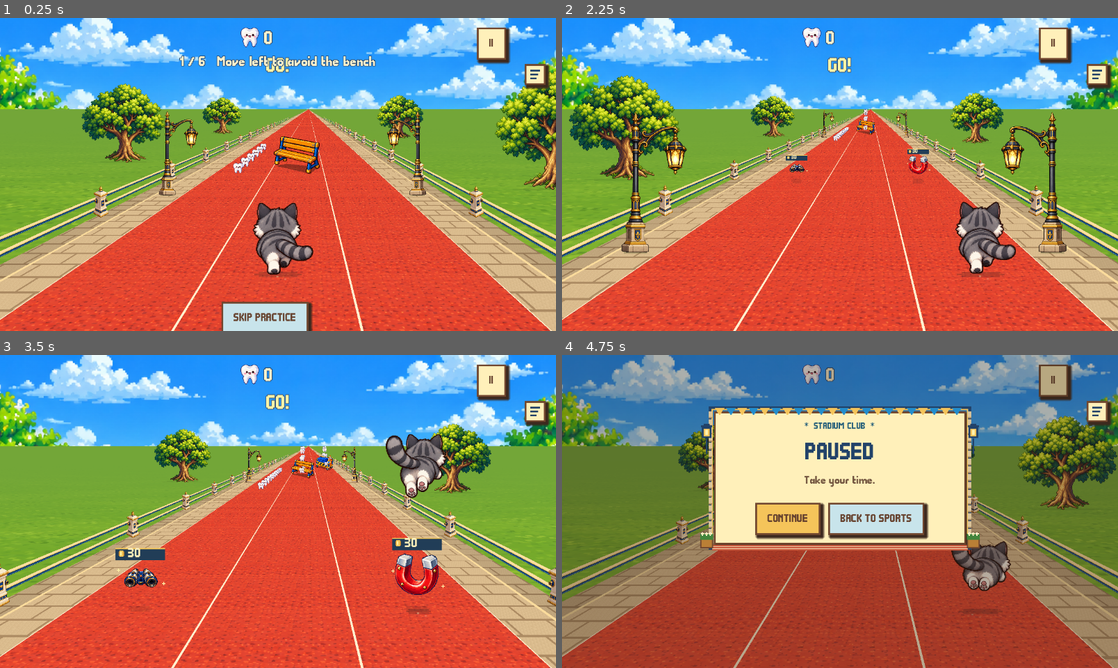
Above: before the commit, frames 1-4 (two rows, left to right).
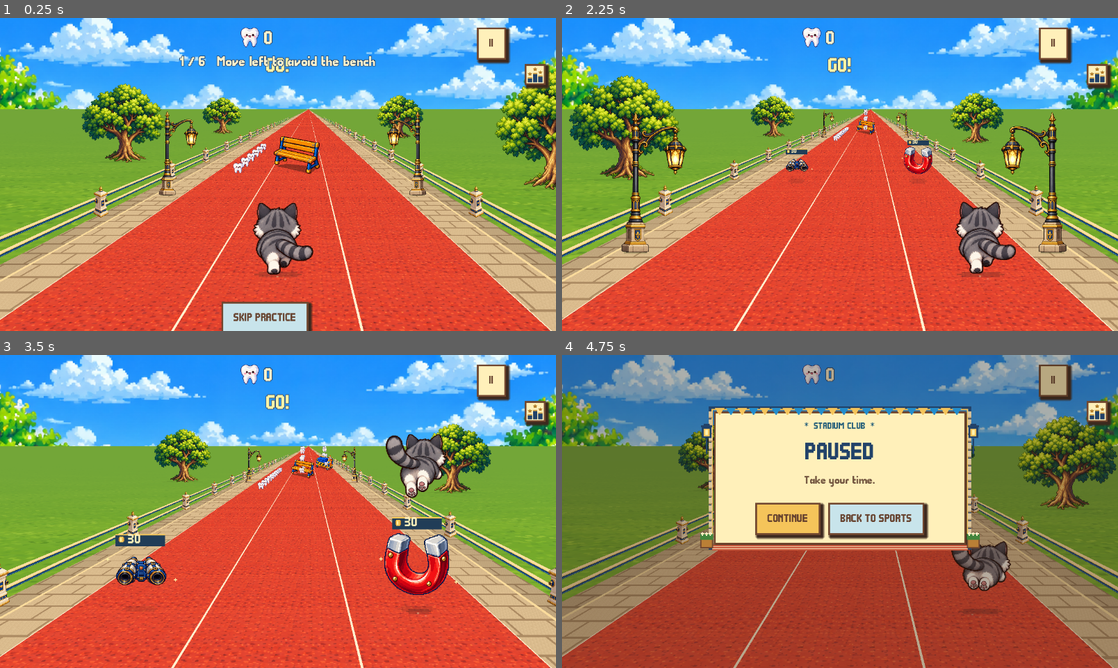
Above: after the commit, the same moments.

Repository: MrBurDeveloperTeam/pet-function
Game: Godot game, scene res://main.tscn
Two runs of this game, one before a commit and one after it. Both use one fixed random seed, a clock stepped at 60 frames per second and the inputs below.
Inputs:
- Up to frame 1 (0.25 s): no input
- Up to frame 2 (2.25 s): click "SKIP PRACTICE" at 0.5 s; tap Enter at 1.25 s; hold Right 1.28-2 s; tap P at 1.35 s; tap Space at 1.52 s; click "CONTINUE" at 2 s
- Up to frame 3 (3.5 s): hold Down from 2.78 s (still down); tap Enter at 2.85 s; tap Space at 3.02 s
- Up to frame 4 (4.75 s): release Down at 3.53 s; hold Right 3.53-4.28 s; tap Q at 3.6 s; hold Up from 4.28 s (still down); tap P at 4.35 s; tap Space at 4.52 s

The runs differ from the first frame. In frame 1, less than 0.1% of the frame differs, in the area x 94-98%, y 15-21%; in frame 2, 0.8%; in frame 3, 3.5%, in the area x 19-98%, y 15-82%; in frame 4, less than 0.1%.

Commit message:
fix cat dash game speed problem

Diff:
--- a/godot/stadium-hurdles/main.gd
+++ b/godot/stadium-hurdles/main.gd
@@ -8,11 +8,14 @@
 const DIVE_ROLL_DURATION := 0.15
 const ROLL_WINDOW_DURATION := 0.75
 const BASE_SPEED := 16.0
+const MAX_GROUND_ROW_GAP := 32.0
+const NPC_FREQUENCY_MULTIPLIER := 0.7
 const POWERUP_DURATION := 10.0
 const POWERUP_COST := 30
 const FLIGHT_HEIGHT := 6.0
 const FLIGHT_LANDING_DURATION := 1.25
 const FLIGHT_SPEED_MULTIPLIER := 1.5
+const FLIGHT_SPEED_CAP := BASE_SPEED*(1.0+15*0.2) # Ground speed at 3000 teeth.
 const AIR_HAZARDS := ["cloud","bird"]
 const JUMP_BUFFER_DURATION := 0.14
 const PICKUP_CLEARANCE := 7.0
@@ -194,7 +197,7 @@
 			make_obstacle(kinds[rng.randi_range(0,kinds.size()-1)],other,-92)
 		for i in range(10): make_obstacle("tooth",safe,-68-i*4.2)
 		spawn_arc(blocked,-92)
-		if elapsed>8 and rng.randf()<0.08: spawn_npc(0 if rng.randf()<0.5 else 2,-92)
+		if elapsed>8 and rng.randf()<npc_spawn_chance(): spawn_npc(0 if rng.randf()<0.5 else 2,-92)
 	if not tutorial and powerup_spawn_time<=0 and flight_height<=FLIGHT_HEIGHT+0.1:
 		spawn_powerup("magnet" if rng.randf()<0.5 else "jetpack",rng.randi_range(0,2),-64,air)
 		powerup_spawn_time=rng.randf_range(13,20)
@@ -265,7 +268,7 @@
 			# The opening segment begins closer than subsequent segments.
 			spawn_time=8.0/run_speed()
 	speed=run_speed()
-	toast.text="MAGNET!" if kind=="magnet" else "JETPACK!  SPEED +50%"
+	toast.text="MAGNET!" if kind=="magnet" else "JETPACK!  FLIGHT MODE"
 	toast_time=1.1
 	beep(660,0.09)
 	report_powerups()
@@ -360,7 +363,19 @@
 	var ground_speed := BASE_SPEED*(1.0+floori(teeth/200.0)*0.2)
 	# Flight is a temporary boost over the current ground speed, including
 	# its tooth milestones. Remove it on touchdown, never leave a pickup bonus.
-	return ground_speed*(FLIGHT_SPEED_MULTIPLIER if is_flying() else 1.0)
+	return minf(ground_speed*FLIGHT_SPEED_MULTIPLIER,FLIGHT_SPEED_CAP) if is_flying() else ground_speed
+
+func ground_row_interval() -> float:
+	# Travel between rows is bounded even as tooth milestones increase speed.
+	return minf(maxf(1.05,1.65-elapsed*0.006),MAX_GROUND_ROW_GAP/run_speed())
+
+func row_spawn_interval() -> float:
+	return 48.0/run_speed() if flight_time>0 else ground_row_interval()
+
+func npc_spawn_chance() -> float:
+	# More obstacle rows must not accidentally increase NPC encounters per second.
+	var previous_interval := maxf(1.05,1.65-elapsed*0.006)
+	return 0.08*NPC_FREQUENCY_MULTIPLIER*ground_row_interval()/previous_interval
 
 func is_flying() -> bool:
 	return flight_time>0 or flight_height>0
@@ -458,16 +473,20 @@
 func tooth_contact(before: Vector2, after: Vector2, tooth_x: float, before_z: float, after_z: float, height: float, rolling: bool = false) -> bool:
 	# Intersect the contact intervals on all axes at the same instant, including touchdown.
 	# The tuck-and-roll silhouette reaches low arc teeth around the cat's head.
-	var center_height := 1.25 if rolling else 0.45
+	# Tooth art is anchored at its bottom, while the cat extends above its feet.
+	# Sweep the complete body against the tooth volume, not just the foot point.
+	var body_height := 2.5 if rolling else 3.4
+	var tooth_half_height := 0.6
+	var center_height := body_height*0.5-tooth_half_height
 	var start := Vector3(before.x-tooth_x,before.y+center_height-height,before_z)
 	var finish := Vector3(after.x-tooth_x,after.y+center_height-height,after_z)
-	var bounds := Vector3(1.25,1.25 if rolling else 1.0,1.8)
+	var bounds := Vector3(1.25,body_height*0.5+tooth_half_height,1.8)
 	var enter := 0.0
 	var leave := 1.0
 	for axis in range(3):
 		var change: float=finish[axis]-start[axis]
 		if absf(change)<0.000001:
-			if absf(start[axis])>=bounds[axis]: return false
+			if absf(start[axis])>bounds[axis]+0.000001: return false
 			continue
 		var first: float=(-bounds[axis]-start[axis])/change
 		var last: float=(bounds[axis]-start[axis])/change
@@ -521,7 +540,7 @@
 		spawn_time -= dt
 		if spawn_time<=0 and not tutorial:
 			spawn_row()
-			spawn_time = 48.0/speed if flight_time>0 else maxf(1.05,1.65-elapsed*0.006)
+			spawn_time += row_spawn_interval()
 		var tutorial_action_time := ROLL_WINDOW_DURATION*0.5 if tutorial and LESSONS[tutorial_step][0]==KEY_DOWN else JUMP_DURATION*0.5
 		for entity in entities:
 			var node: Node2D = entity.node
@@ -1002,7 +1021,15 @@
 	ranking_button.focus_mode=Control.FOCUS_NONE
 	ranking_button.pressed.connect(open_rankings)
 	ranking_button.draw.connect(func():
-		for i in range(3): ranking_button.draw_rect(Rect2(13,13+i*9,22-i*4,4),Color("224269")))
+		for podium_bar in [Rect2(7,30,10,12),Rect2(19,20,10,22),Rect2(31,26,10,16)]:
+			ranking_button.draw_rect(podium_bar,Color("224269"))
+			ranking_button.draw_rect(Rect2(podium_bar.position,Vector2(podium_bar.size.x,3)),Color("d3a64d"))
+		for center in [Vector2(12,23),Vector2(24,12),Vector2(36,19)]:
+			var star := PackedVector2Array()
+			for point in range(10):
+				var angle := -PI/2+point*PI/5
+				star.append(center+Vector2(cos(angle),sin(angle))*(5.5 if point%2==0 else 2.5))
+			ranking_button.draw_colored_polygon(star,Color("b17b28")))
 	root.add_child(ranking_button)
 	ranking_button.visible=not OS.has_feature("web")
 
--- a/godot/stadium-hurdles/pixel_renderer.gd
+++ b/godot/stadium-hurdles/pixel_renderer.gd
@@ -184,6 +184,7 @@
 	var bob: float=sin(game.animation_time*4+entity.lane)*0.12
 	var p := project(entity.node.position.x,entity.node.position.y,floor_height+entity.height+bob)
 	var width := 102*ground.z if entity.kind=="magnet" else 92*ground.z
+	if not entity.get("air",false): width *= 1.5
 	var height := width*texture.get_height()/texture.get_width()
 	draw_shadow(Vector2(ground.x,ground.y),width*0.6,0.16)
 	# Gold glints identify pickups independently of the obstacle silhouettes.
--- a/godot/stadium-hurdles/tests/powerups_test.gd
+++ b/godot/stadium-hurdles/tests/powerups_test.gd
@@ -266,6 +266,17 @@
 	game.start_tutorial()
 	assert(game.magnet_time==0 and game.flight_time==0 and game.jetpack_pickups==0 and not game.opening_choice_available,"Tutorial and replay clear powerups, bonuses and priced offers")
 	assert(game.camera_height==0,"A fresh tutorial starts with the ground camera")
+	game.flight_time=10
+	game.flight_height=game.FLIGHT_HEIGHT
+	for collected in [2000,3000,4000,10000]:
+		game.teeth=collected
+		assert(is_equal_approx(game.run_speed(),64.0),"Jetpack cannot exceed the ground speed at 3000 teeth")
+	game.flight_time=0
+	game.flight_height=0
+	game.teeth=3000
+	assert(is_equal_approx(game.run_speed(),64.0),"Flight cap equals the actual ground speed at 3000 teeth")
+	game.teeth=4000
+	assert(is_equal_approx(game.run_speed(),80.0),"Ground progression is not capped by the jetpack limit")
 	print("PASS: powerups, aerial visibility and camera consistency, lateral-only flight, safe cloud/bird rows, connecting teeth, airborne crash feedback, temporary 50% flight speed and smooth landing")
 	game.queue_free()
 	await process_frame
--- a/godot/stadium-hurdles/tests/runner_test.gd
+++ b/godot/stadium-hurdles/tests/runner_test.gd
@@ -318,6 +318,32 @@
 	assert(game.world.position==Vector2.ZERO,"Replay must reset the camera offset")
 	game.finish_run("quit")
 	assert(game.state=="over" and game.results.visible,"Voluntary exit must not play an injury")
+	game.start_run(false)
+	for entity in game.entities: game.recycle_entity(entity.node)
+	game.entities.clear()
+	game.teeth=4000
+	game.elapsed=100
+	game.spawn_time=0
+	assert(is_equal_approx(game.ground_row_interval()*game.run_speed(),32.0),"Fast ground rows remain at most 32 world units apart")
+	assert(is_equal_approx(game.npc_spawn_chance()/game.ground_row_interval(),0.08*0.7/1.05),"NPC encounter frequency per second is reduced by 30 percent even with faster spawning")
+	game._process(0.9)
+	var obstacle_rows: Array[float]=[]
+	for entity in game.entities:
+		if entity.kind in ["closed","open","cone","bench","equipment"] and not obstacle_rows.has(entity.node.position.y): obstacle_rows.append(entity.node.position.y)
+	assert(obstacle_rows.size()>=3,"High-speed play keeps multiple upcoming obstacle rows instead of waiting for a single obstacle")
+	assert(game.tooth_contact(Vector2.ZERO,Vector2.ZERO,0,-3,3,3.2),"Upper-body contact collects a tooth even when the feet do not touch it")
+	assert(game.tooth_contact(Vector2.ZERO,Vector2.ZERO,1.25,-2,2,0.45),"Exact edge contact is a pickup rather than a pass-through")
+	assert(not game.tooth_contact(Vector2.ZERO,Vector2.ZERO,1.4,-2,2,0.45),"A tooth outside the body width is not collected")
+	assert(not game.tooth_contact(Vector2(0,6.8),Vector2(0,6.8),0,-3,3,0.45),"Jumping above ground teeth still requires real height contact")
+	assert(game.tooth_contact(Vector2(-3,0),Vector2(3,0),0,-8,8,2.4),"Fast lane changes collect teeth at the shared crossing instant")
+	assert(game.tooth_contact(Vector2.ZERO,Vector2.ZERO,0,-3,3,2.3,true),"Rolling body contact covers the complete tuck-and-roll silhouette")
+	game.start_run(false,false)
+	game.spawn_time=1000
+	game.make_obstacle("tooth",1,-0.1,3.2)
+	game._process(0.02)
+	assert(game.teeth==1,"Real gameplay collects a head-height tooth and credits it once")
+	game._process(0.02)
+	assert(game.teeth==1,"Continuous contact cannot collect the same tooth twice")
 	print("PASS: six guided lessons, wrong-key freeze, tutorial reward exclusion, height-aware teeth, safe dense rows, pause, 60 Hz / 1 Hz travel equivalence and replay")
 	game.queue_free()
 	await process_frame
Not shown, changed: package-lock.json
Not shown, changed: package.json
Not shown, changed: public/games/stadium-hurdles/index.pck
Not shown, changed: src/pet/internal/components/GamePage.tsx
